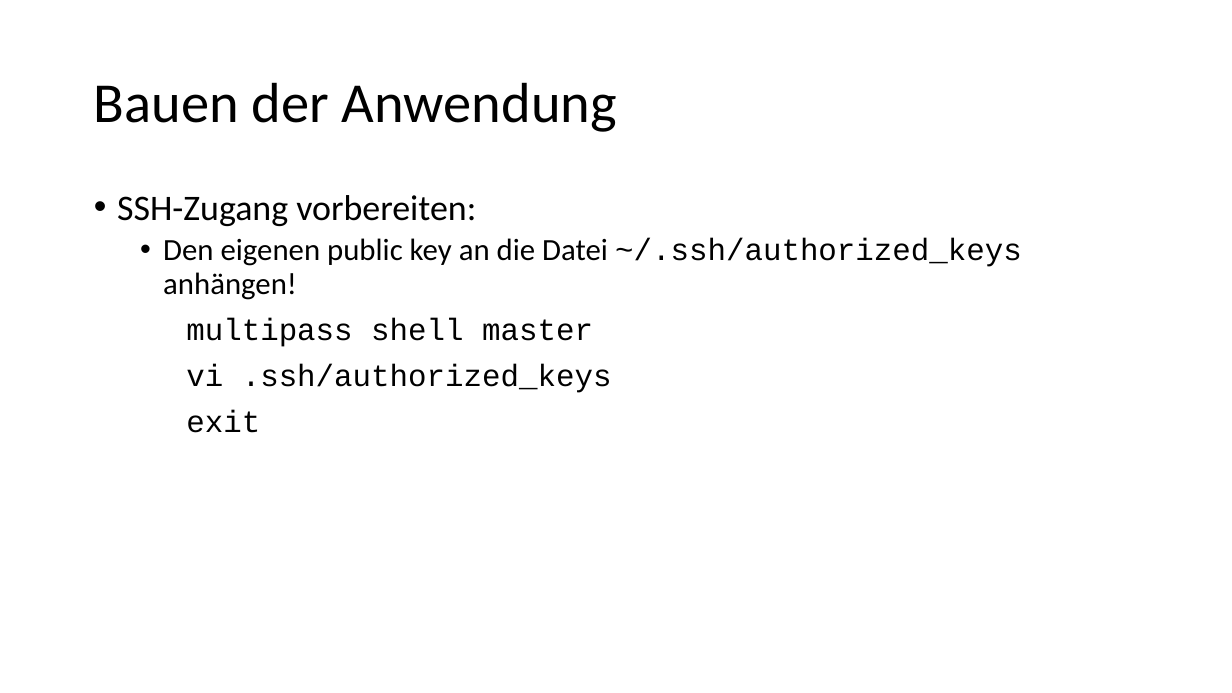
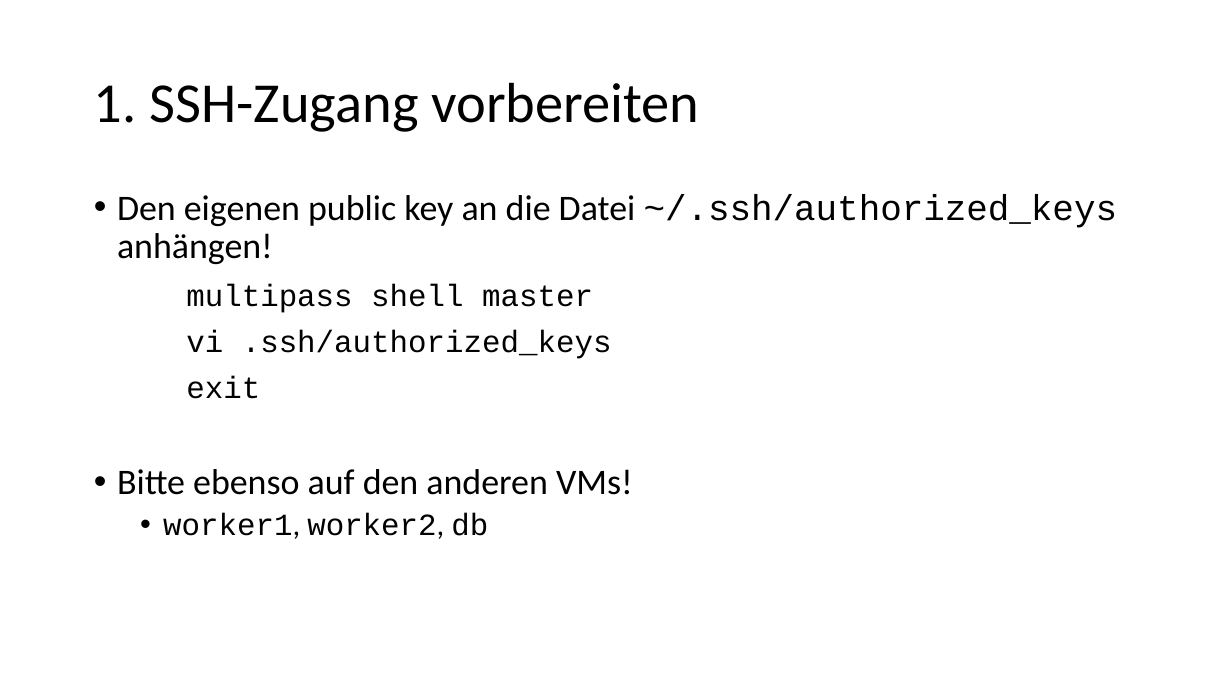
Before and after one commit to igeldo/PR4-SoSe23, a slide deck: slide 4 of sample/kubernetes/Bring your own device - Teil 2.pptx (slide 3 before the commit). Drawn at 1232x693 pixels with LibreOffice and Linux fonts; fonts in the diff are those of the drawing. Boxes give left, top, right and bottom in pixels: in the first picture for what was removed or moved away, otherwise in the second. Text is boxed around its words. In the diff, an @@ line names an element or a change of style, - is before the commit and + after.

```diff
--- a/sample/kubernetes/Bring your own device - Teil 2.pptx
+++ b/sample/kubernetes/Bring your own device - Teil 2.pptx
@@ title at (94,82,699,132): text changed @@
-Bauen der Anwendung
+1. SSH-Zugang vorbereiten
@@ text at (117,195,476,226): paragraph removed @@
-• SSH-Zugang vorbereiten:
@@ text at (117,194,1118,264): size 24 to 28 pt in "Den eigenen public key an die Datei ..."; list level 2 to 1 in "Den eigenen public key an ..." @@
@@ text at (117,469,633,539): paragraphs added @@
+• Bitte ebenso auf den anderen VMs!
+  • worker1, worker2, db
```
Also in this commit, not shown: 6 other slides changed, 9 slides added, 2 other files.
